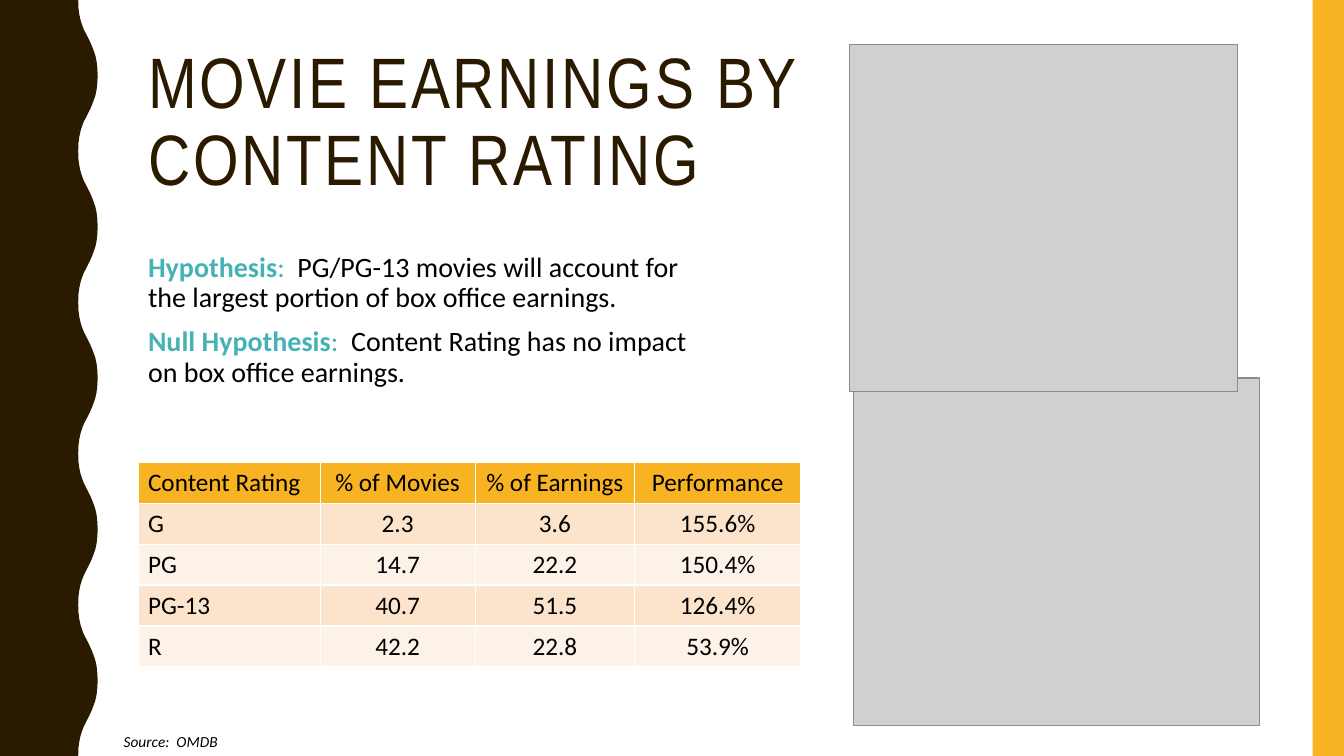
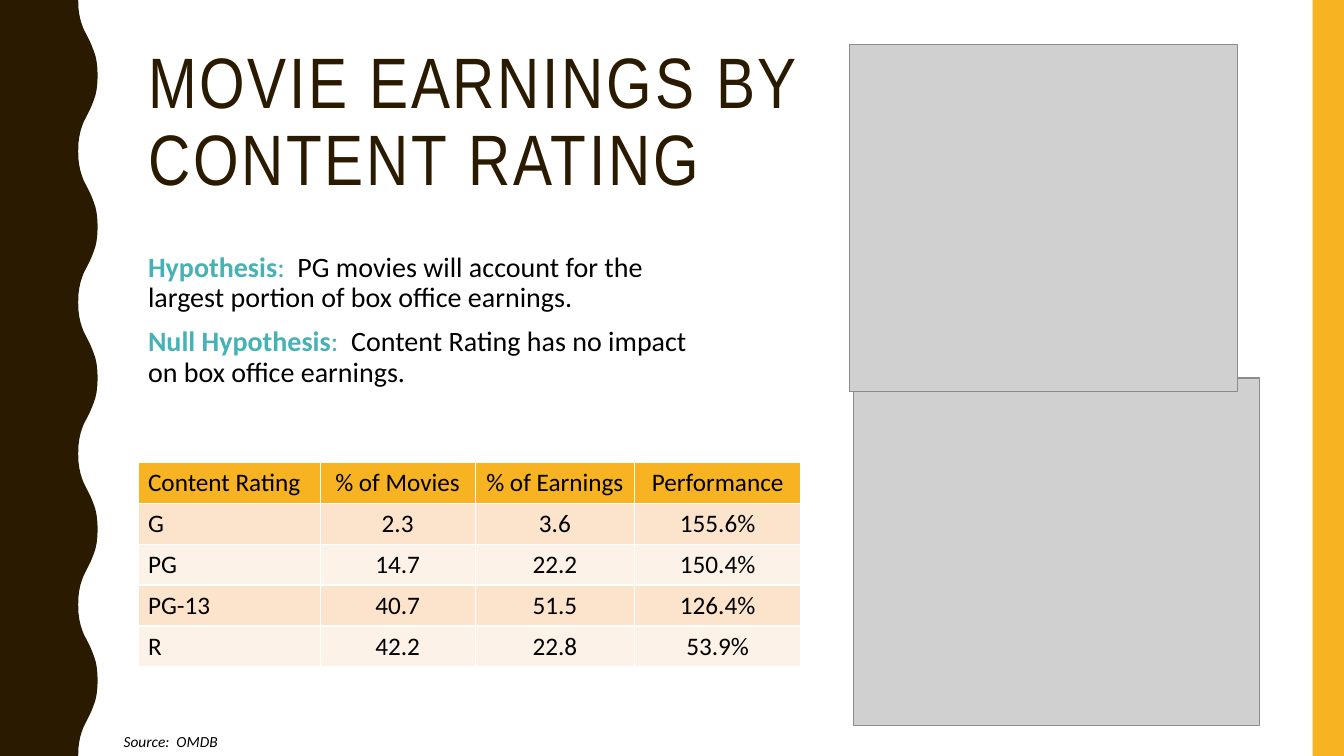
Before and after one commit to davidneedsmorecoffee/movie-trends, a slide deck: slide 11 of movie_trends__ar_dl_nm_rh.pptx. Drawn at 1344x756 pixels with LibreOffice and Linux fonts; fonts in the diff are those of the drawing; grey boxes stand for pictures. Boxes give left, top, right and bottom in pixels: in the first picture for what was removed or moved away, otherwise in the second. Text is boxed around its words. In the diff, an @@ line names an element or a change of style, - is before the commit and + after.

```diff
--- a/movie_trends__ar_dl_nm_rh.pptx
+++ b/movie_trends__ar_dl_nm_rh.pptx
@@ text at [148, 257, 642, 312]: text changed @@
-Hypothesis: PG/PG-13 movies will account for the largest portion of box office earnings.
+Hypothesis: PG movies will account for the largest portion of box office earnings.
```
